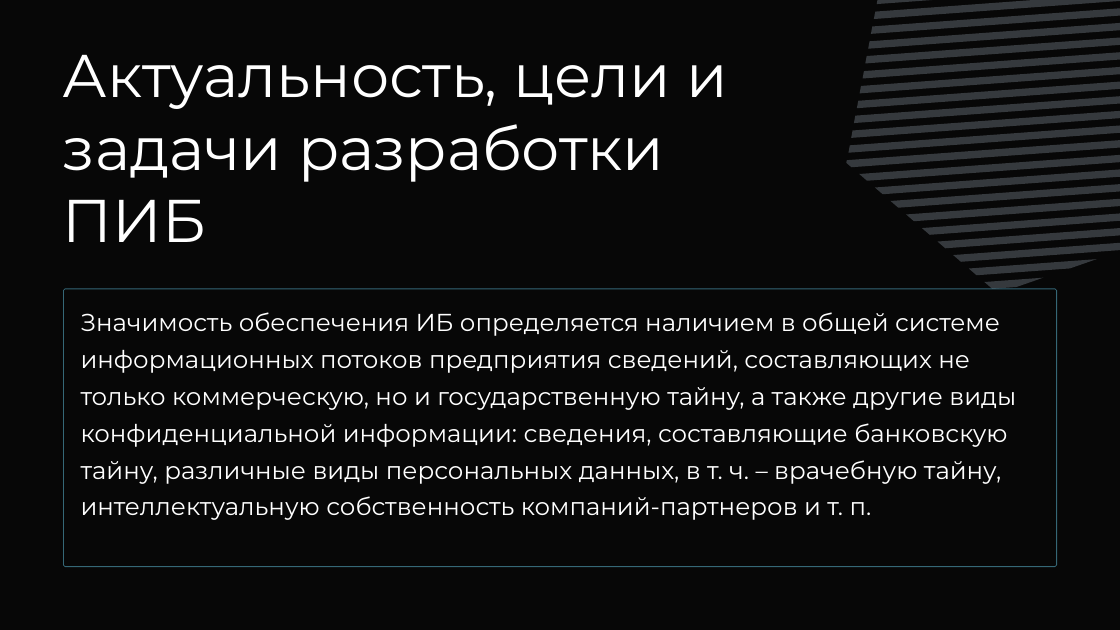
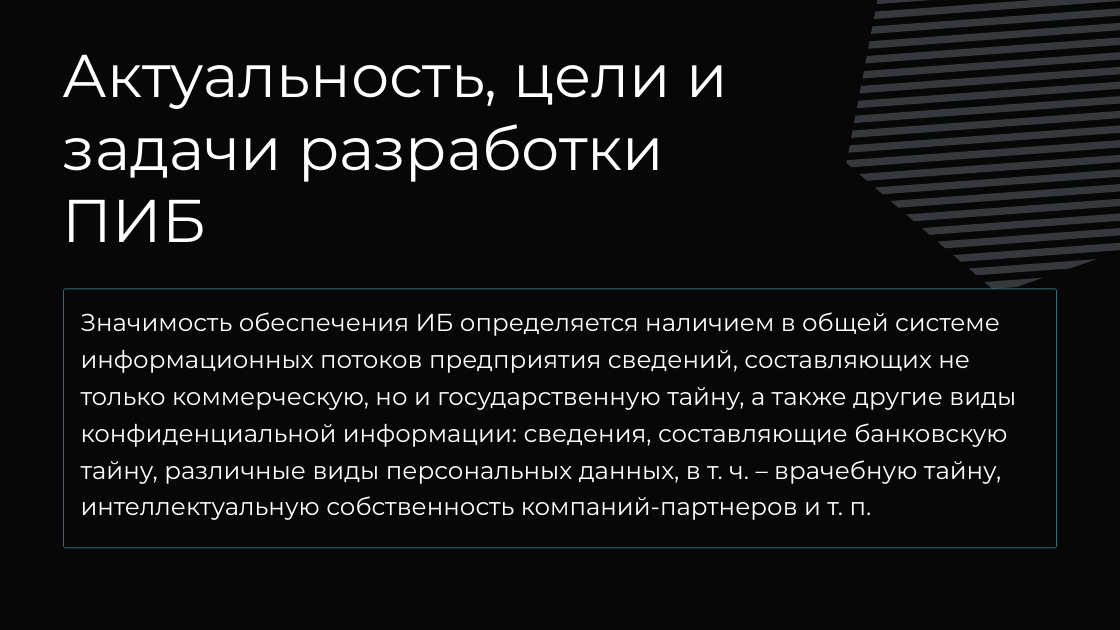
Before and after one commit to Yulia-P/Cryptography, a slide deck: slide 3 of Lab01/Lab01.pptx. Drawn at 1120x630 pixels with LibreOffice and Linux fonts; fonts in the diff are those of the drawing. Boxes give left, top, right and bottom in pixels: in the first picture for what was removed or moved away, otherwise in the second. Text is boxed around its words. In the diff, an @@ line names an element or a change of style, - is before the commit and + after.

```diff
--- a/Lab01/Lab01.pptx
+++ b/Lab01/Lab01.pptx
@@ freeform shape: place and size @@
-freeform shape at box(63, 288, 1057, 567)
+freeform shape at box(63, 288, 1057, 548)
```
Also in this commit, not shown: 3 other slides changed, 57 other files.
